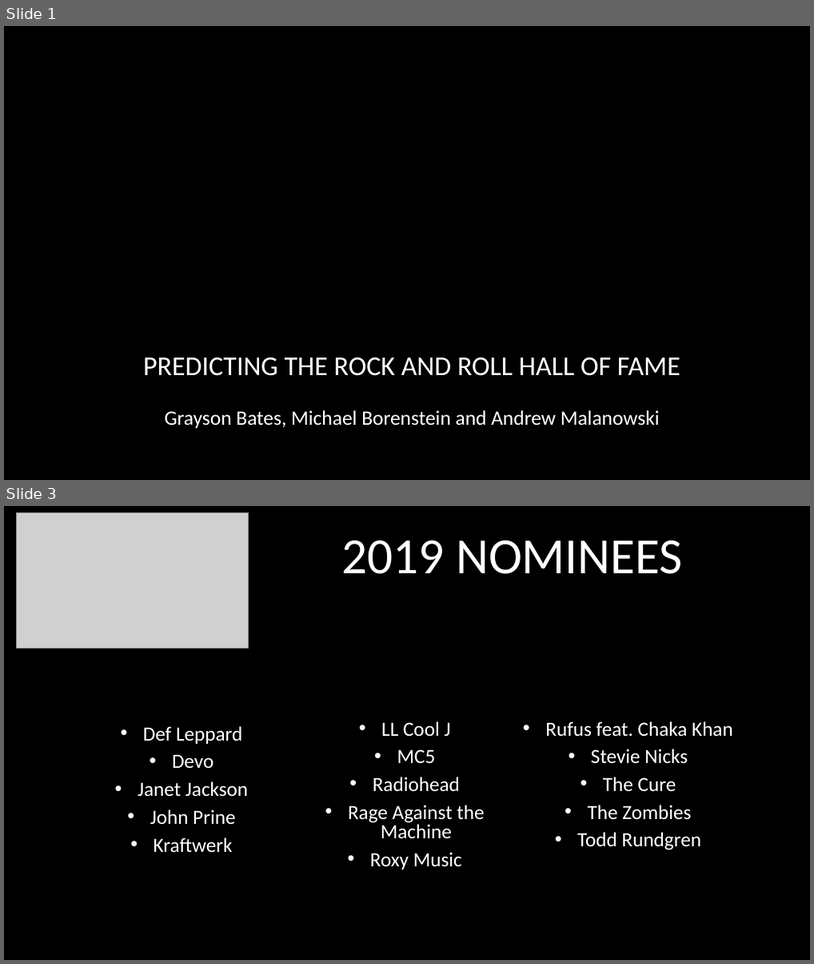
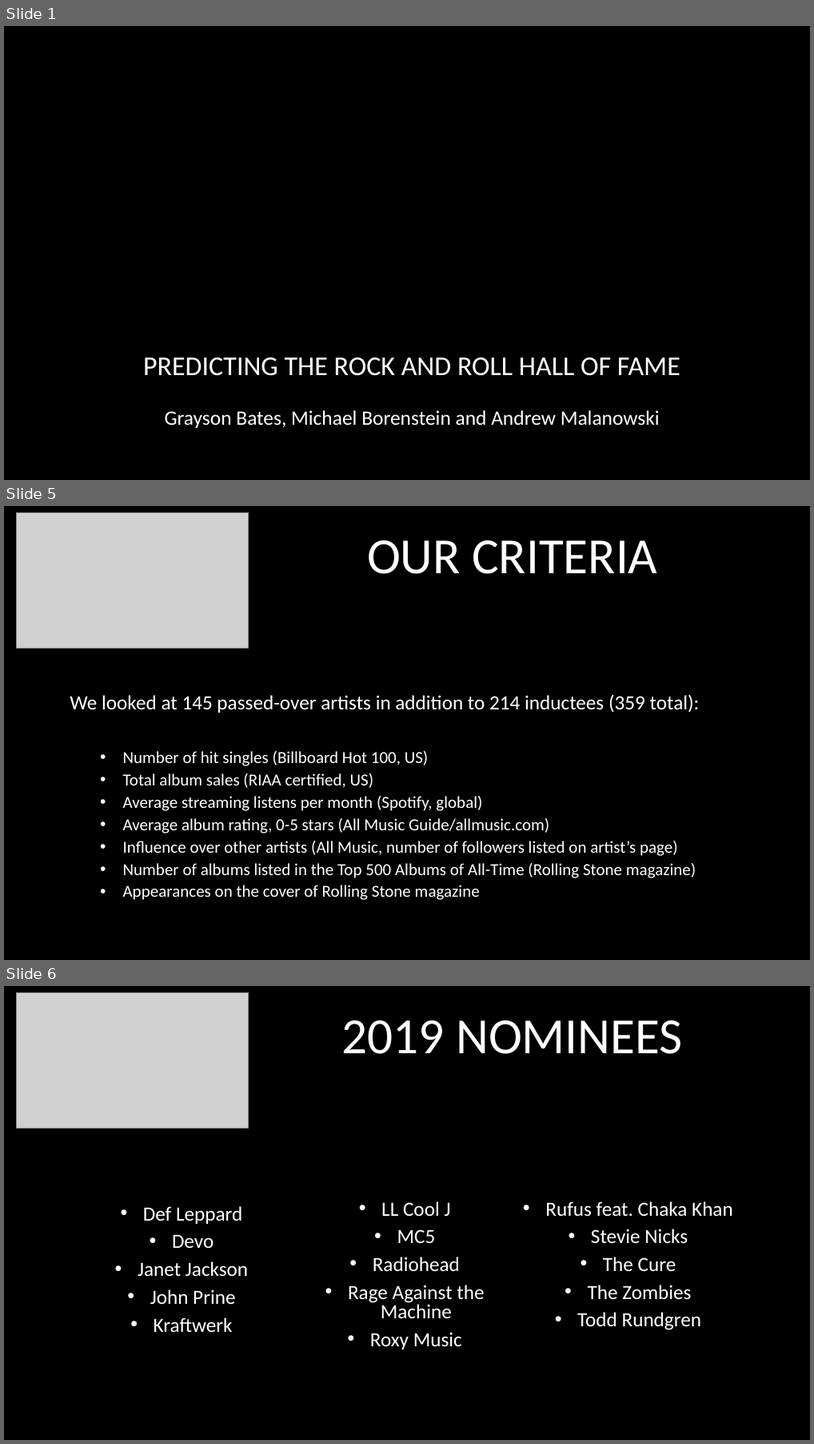
Before and after one commit to mborenstein128/Rock_Hall, a slide deck: RockHall.pptx. Shown one above the other, each under a label of ours: slides 1 and 3 before the commit, slides 1, 5 and 6 after it; the slides between them are not shown. The pictures are 814x964 and 814x1444 pixels, drawn with LibreOffice and Linux fonts; fonts in the diff are those of the drawing; grey boxes stand for pictures; background and template pictures are left out. Boxes give left, top, right and bottom in pixels: in the first picture for what was removed or moved away, otherwise in the second. Text is boxed around its words. In the diff, an @@ line names an element or a change of style, - is before the commit and + after.

```diff
--- a/RockHall.pptx
+++ b/RockHall.pptx
@@ slide 5 added at <box>4,506,810,960</box>, background #000000 @@
@@ picture added at <box>16,512,249,648</box> @@
@@ title added at <box>367,540,658,574</box>, 60.3 pt, text #FFFFFF @@
+OUR CRITERIA
@@ subtitle added at <box>70,694,700,900</box>, 20 pt, text #FFFFFF @@
+We looked at 145 passed-over artists in addition to 214 inductees (359 total):
+  • Number of hit singles (Billboard Hot 100, US)
+  • Total album sales (RIAA certified, US)
+  • Average streaming listens per month (Spotify, global)
+  • Average album rating, 0-5 stars (All Music Guide/allmusic.com)
+  • Influence over other artists (All Music, number of followers listed on artist’s page)
+  • Number of albums listed in the Top 500 Albums of All-Time (Rolling Stone magazine)
+  • Appearances on the cover of Rolling Stone magazine
@@ what was slide 3 is now slide 6 @@
```
Also in this commit, not shown: 1 slide changed, 5 other slides added.
